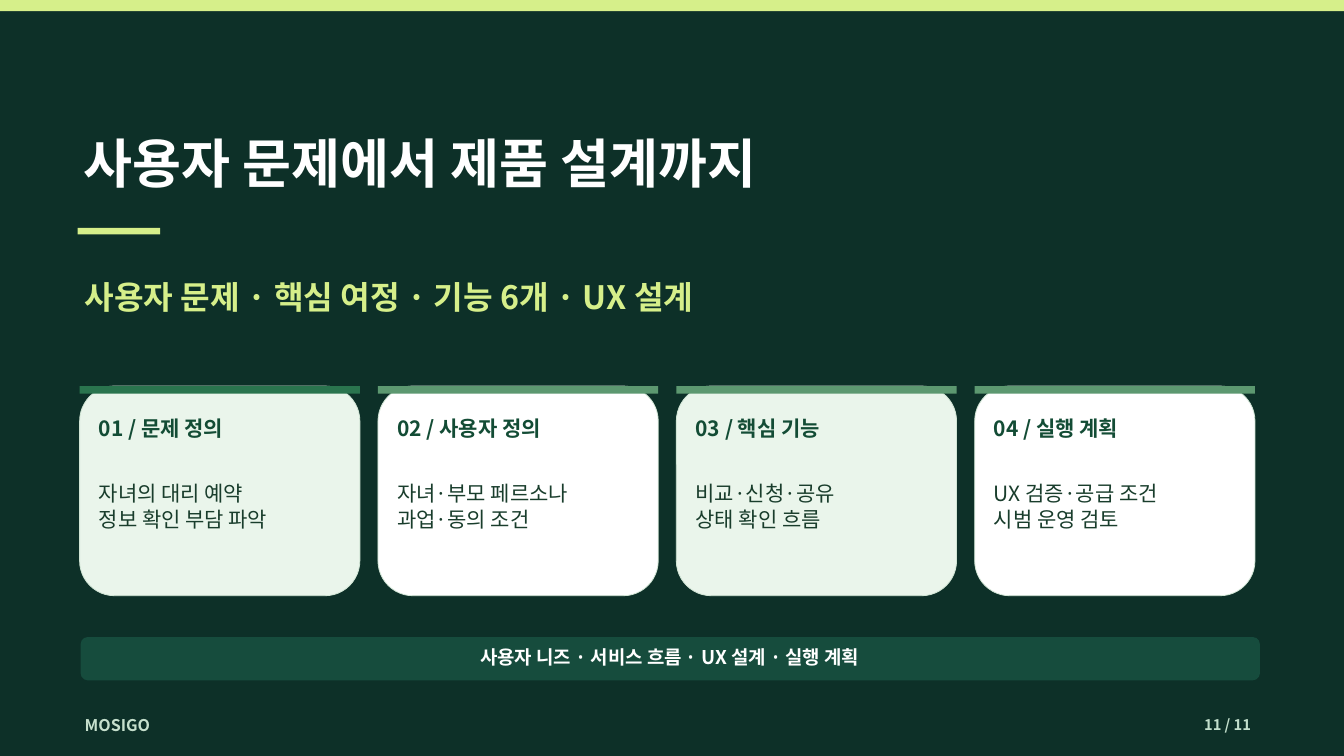
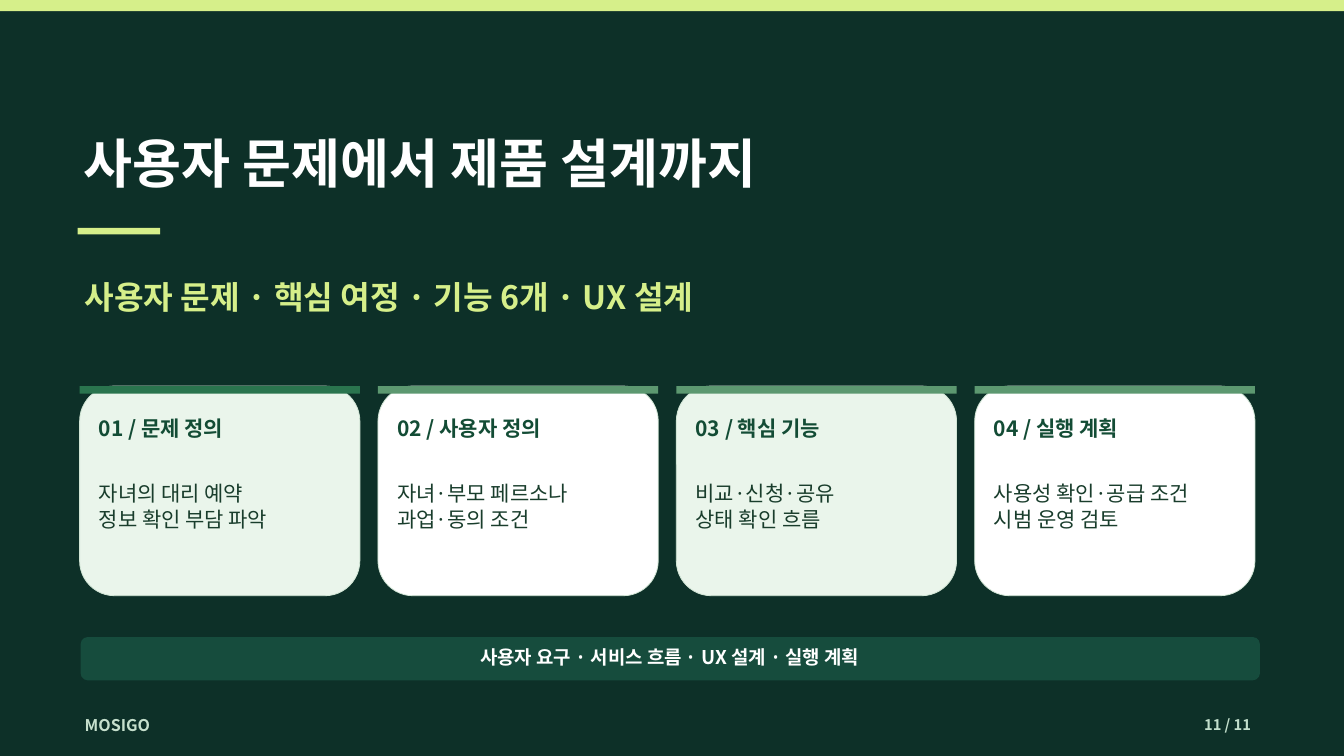
Before and after one commit to dohyunkimmm/mosigo-case-study, a slide deck: slide 11 of downloads/mosigo_report.pptx. Drawn at 1344x756 pixels with LibreOffice and Linux fonts; fonts in the diff are those of the drawing. Boxes give left, top, right and bottom in pixels: in the first picture for what was removed or moved away, otherwise in the second. Text is boxed around its words. In the diff, an @@ line names an element or a change of style, - is before the commit and + after.

```diff
--- a/downloads/mosigo_report.pptx
+++ b/downloads/mosigo_report.pptx
@@ text at bbox=[994, 483, 1189, 503]: text changed @@
-UX 검증·공급 조건
+사용성 확인·공급 조건
@@ text at bbox=[480, 648, 859, 666]: text changed @@
-사용자 니즈 · 서비스 흐름 · UX 설계 · 실행 계획
+사용자 요구 · 서비스 흐름 · UX 설계 · 실행 계획
```
Also in this commit, not shown: 9 other slides changed, 38 other files.
